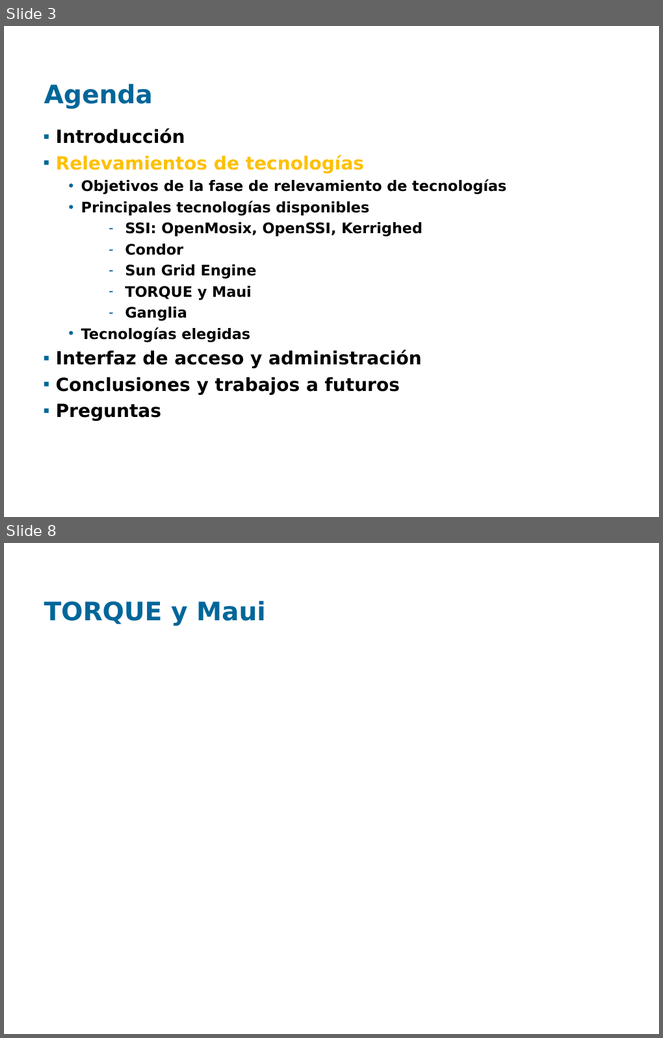
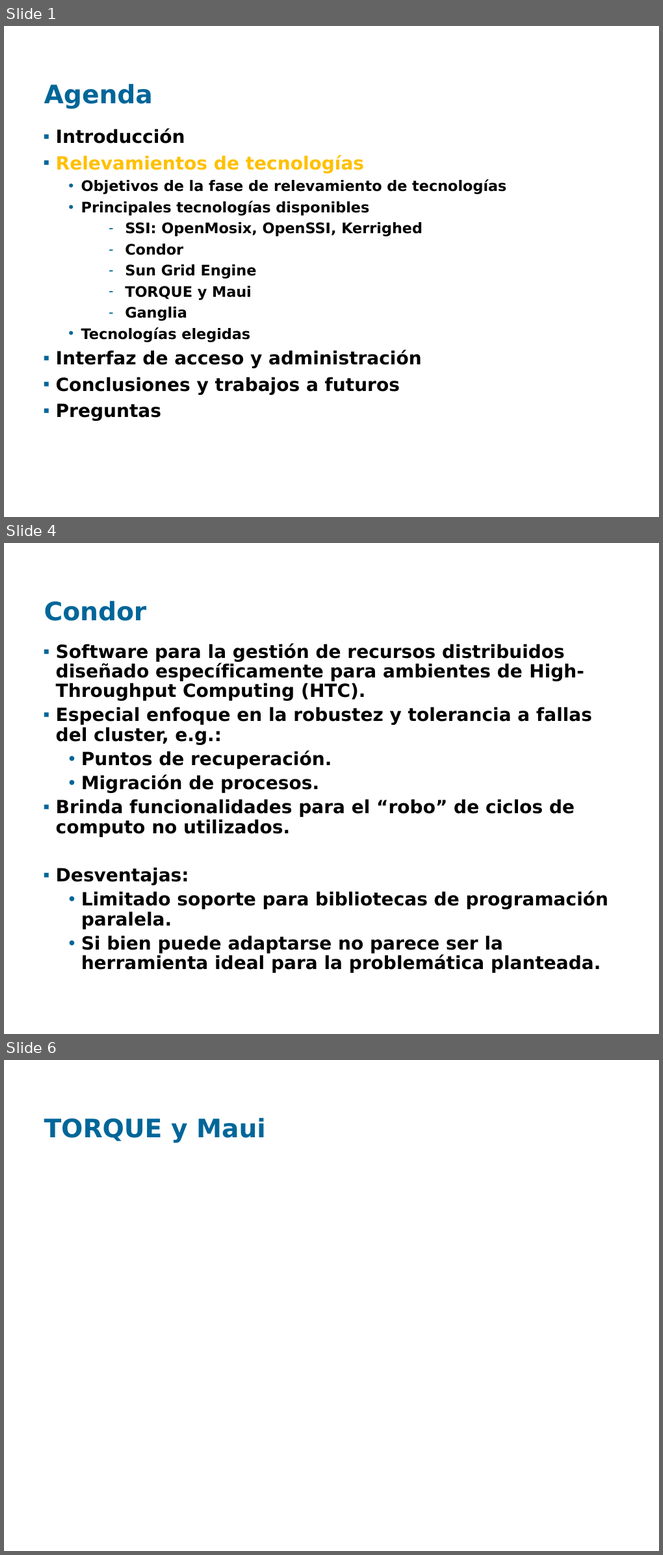
Before and after one commit to santiago-iturriaga/pgruso2007, a slide deck: Documentacion/Presentación Fenton - Santiago.ppt. Shown one above the other, each under a label of ours: slides 3 and 8 before the commit, slides 1, 4 and 6 after it; the slides between them are not shown. The pictures are 663x1038 and 663x1555 pixels, drawn with LibreOffice and Linux fonts; fonts in the diff are those of the drawing; background and template pictures are left out. Boxes give left, top, right and bottom in pixels: in the first picture for what was removed or moved away, otherwise in the second. Text is boxed around its words. In the diff, an @@ line names an element or a change of style, - is before the commit and + after.

```diff
--- a/Documentacion/Presentación Fenton - Santiago.ppt
+++ b/Documentacion/Presentación Fenton - Santiago.ppt
@@ slide 4 added at <box>4,543,659,1034</box>, background picture (left out) @@
@@ title added at <box>44,601,147,621</box>, 28 pt, text #006699, bold @@
+Condor
@@ text added at <box>56,643,608,973</box>, 20 pt, text #000000, bold @@
+▪ Software para la gestión de recursos distribuidos diseñado específicamente para ambientes de High-Throughput Computing (HTC).
+▪ Especial enfoque en la robustez y tolerancia a fallas del cluster, e.g.:
+  • Puntos de recuperación.
+  • Migración de procesos.
+▪ Brinda funcionalidades para el “robo” de ciclos de computo no utilizados.
+▪ Desventajas:
+  • Limitado soporte para bibliotecas de programación paralela.
+  • Si bien puede adaptarse no parece ser la herramienta ideal para la problemática planteada.
@@ what was slide 3 is now slide 1 @@
@@ what was slide 8 is now slide 6 @@
```
Also in this commit, not shown: 1 slide changed, 2 other slides added, 5 slides removed, 4 other files.
